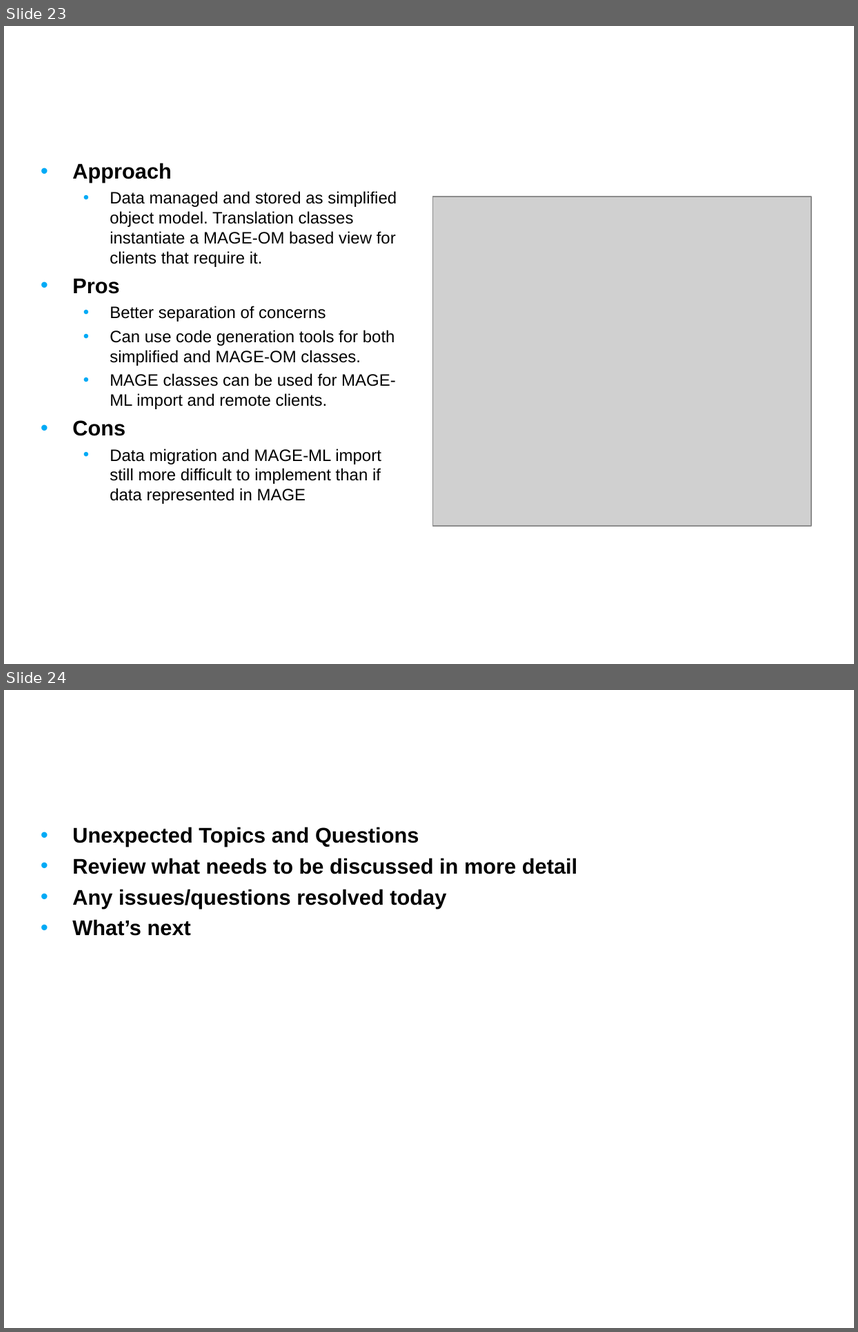
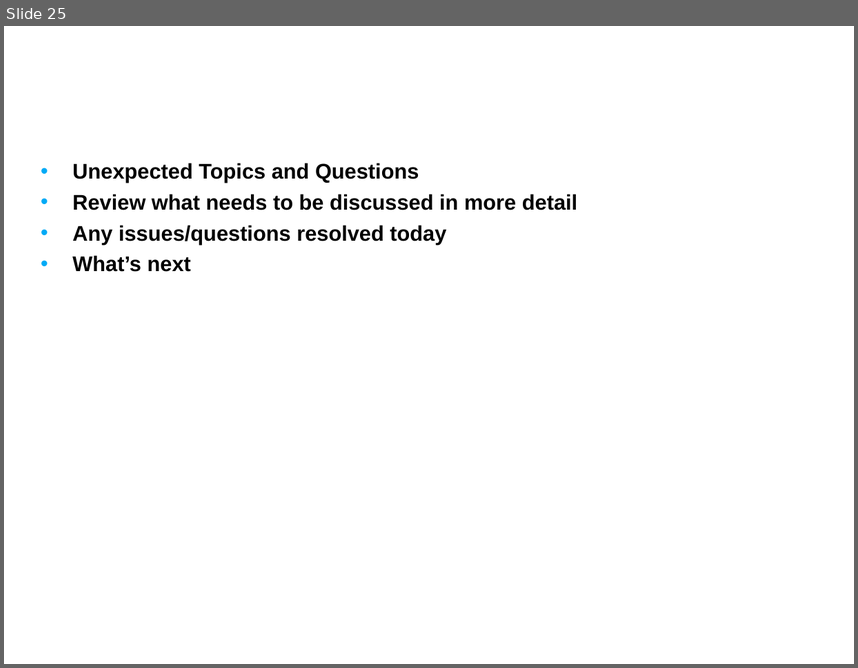
Before and after one commit to NCIP/caarray-docs, a slide deck: project_management/reports/inception_postmortem.ppt. Shown one above the other, each under a label of ours: slides 23 and 24 before the commit, slide 25 after it. The pictures are 858x1332 and 858x668 pixels, drawn with LibreOffice and Linux fonts; fonts in the diff are those of the drawing; grey boxes stand for pictures; background and template pictures are left out. Boxes give left, top, right and bottom in pixels: in the first picture for what was removed or moved away, otherwise in the second. Text is boxed around its words. In the diff, an @@ line names an element or a change of style, - is before the commit and + after.

```diff
--- a/project_management/reports/inception_postmortem.ppt
+++ b/project_management/reports/inception_postmortem.ppt
@@ slide 23 removed at bbox=[4, 26, 854, 664], background picture (left out) @@
@@ title removed at bbox=[32, 26, 670, 125] @@
-Architecture: MAGE-OM Translation
@@ text removed at bbox=[72, 163, 397, 503] @@
-• Approach
-  • Data managed and stored as simplified object model. Translation classes instantiate a MAGE-OM based view for clients that require it.
-• Pros
-  • Better separation of concerns
-  • Can use code generation tools for both simplified and MAGE-OM classes.
-  • MAGE classes can be used for MAGE-ML import and remote clients.
-• Cons
-  • Data migration and MAGE-ML import still more difficult to implement than if data represented in MAGE
@@ picture removed at bbox=[432, 197, 811, 526] @@
@@ what was slide 24 is now slide 25 @@
```
Also in this commit, not shown: 10 slides changed, 2 slides added.
